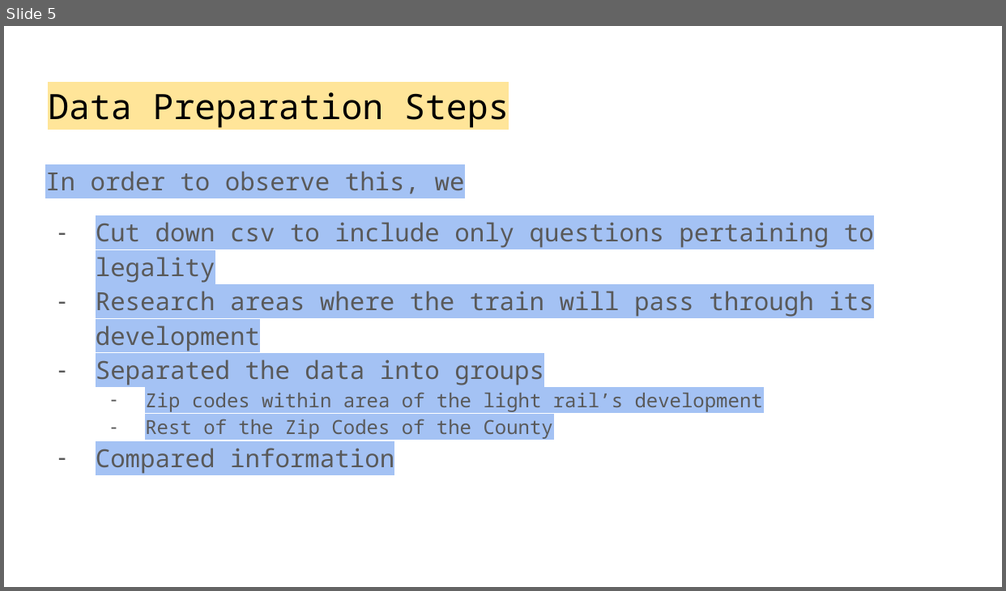
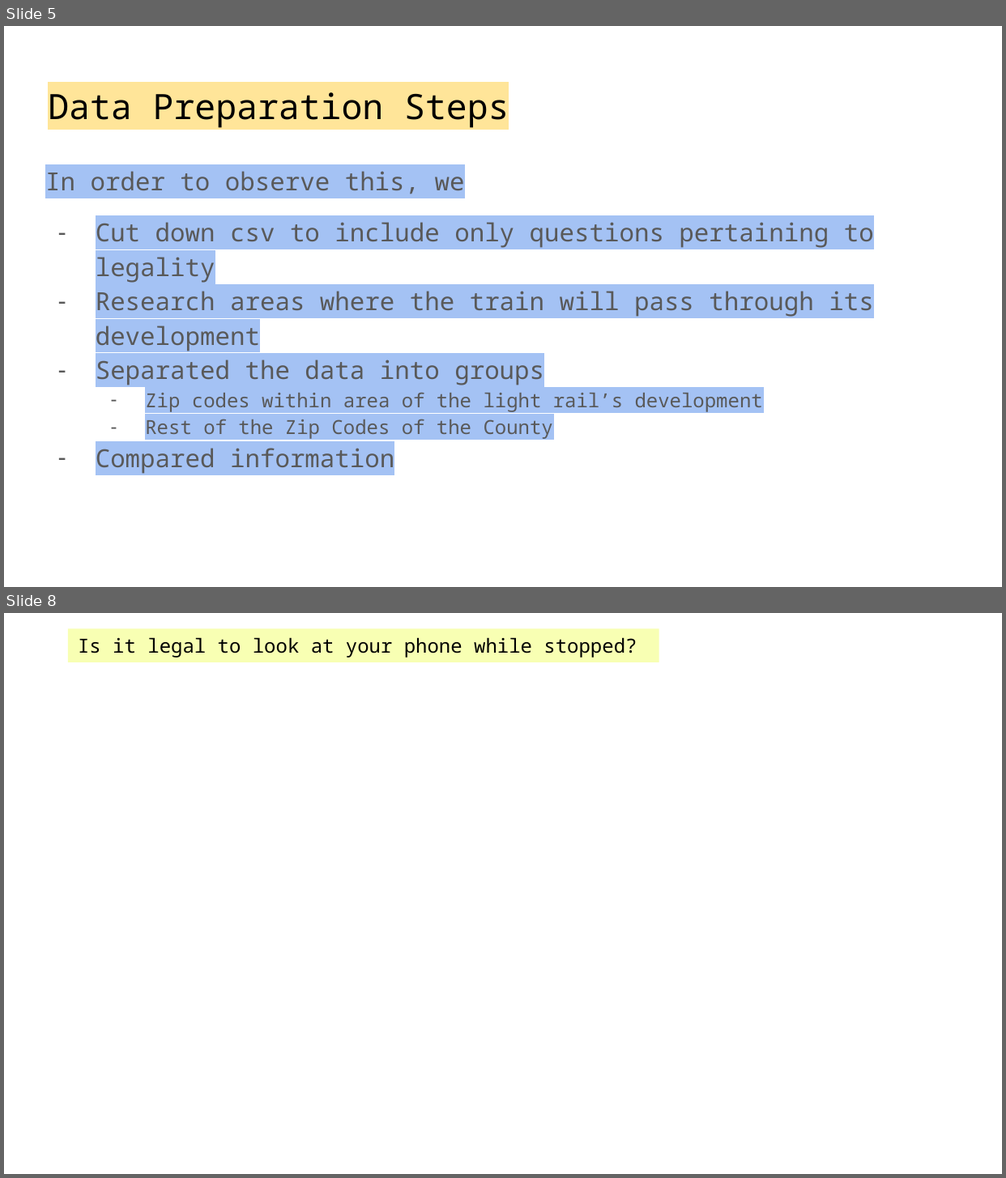
Before and after one commit to m254572/TEAMIC23045, a slide deck: TEAM IC23045.pptx. Shown one above the other, each under a label of ours: slide 5 before the commit, slides 5 and 8 after it; the slides between them are not shown. The pictures are 1006x591 and 1006x1178 pixels, drawn with LibreOffice and Linux fonts; fonts in the diff are those of the drawing; background and template pictures are left out. Boxes give left, top, right and bottom in pixels: in the first picture for what was removed or moved away, otherwise in the second. Text is boxed around its words. In the diff, an @@ line names an element or a change of style, - is before the commit and + after.

```diff
--- a/TEAM IC23045.pptx
+++ b/TEAM IC23045.pptx
@@ slide 8 added at (x1=4, y1=613, x2=1002, y2=1174), background picture (left out) @@
@@ rectangle added at (x1=68, y1=629, x2=658, y2=663), fill #F8FFB3, 14 pt, text #000000 @@
+Is it legal to look at your phone while stopped?
```
Also in this commit, not shown: 2 slides changed, 4 other slides added, 5 slides removed.
